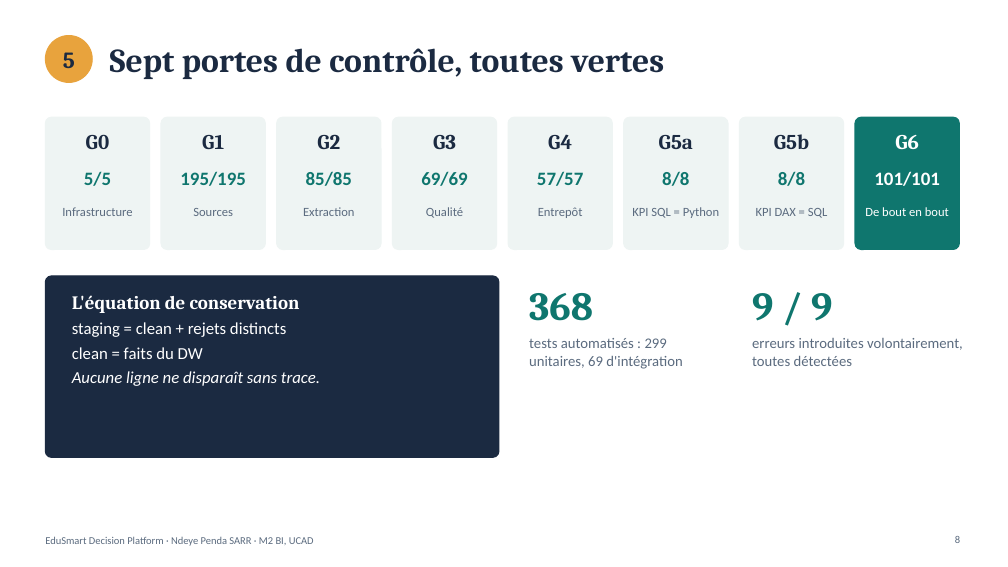
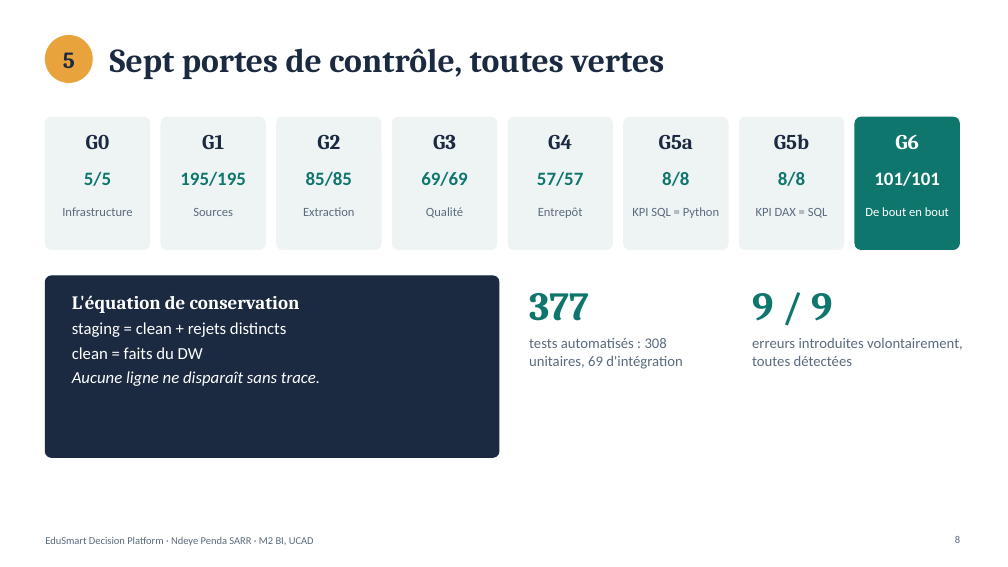
Before and after one commit to NdeyePendaSarr/edusmart-decision-platform, a slide deck: slide 8 of presentation/EduSmart_presentation.pptx. Drawn at 1008x567 pixels with LibreOffice and Linux fonts; fonts in the diff are those of the drawing. Boxes give left, top, right and bottom in pixels: in the first picture for what was removed or moved away, otherwise in the second. Text is boxed around its words. In the diff, an @@ line names an element or a change of style, - is before the commit and + after.

Commit message:
Présentation : 377 tests sur la diapositive 8
Remplace 368 et 299 unitaires par 377 et 308 unitaires. Seul slide8.xml change.

```diff
--- a/presentation/EduSmart_presentation.pptx
+++ b/presentation/EduSmart_presentation.pptx
@@ text at bbox=[529, 293, 589, 321]: text changed @@
-368
+377
@@ text at bbox=[529, 338, 682, 369]: text changed @@
-tests automatisés : 299 unitaires, 69 d'intégration
+tests automatisés : 308 unitaires, 69 d'intégration
```
Also in this commit, not shown: 4 other slides changed, 1 slide removed.
